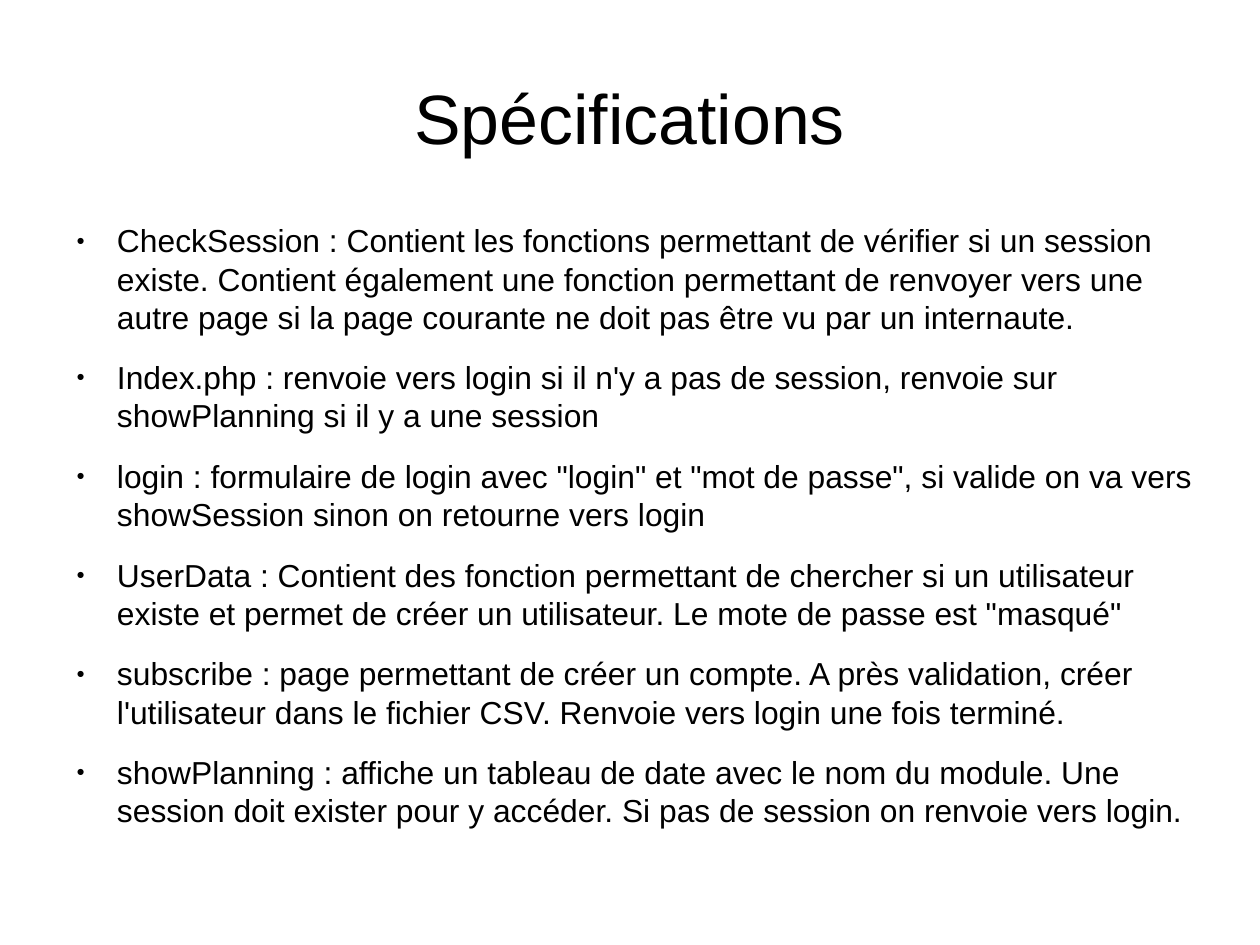
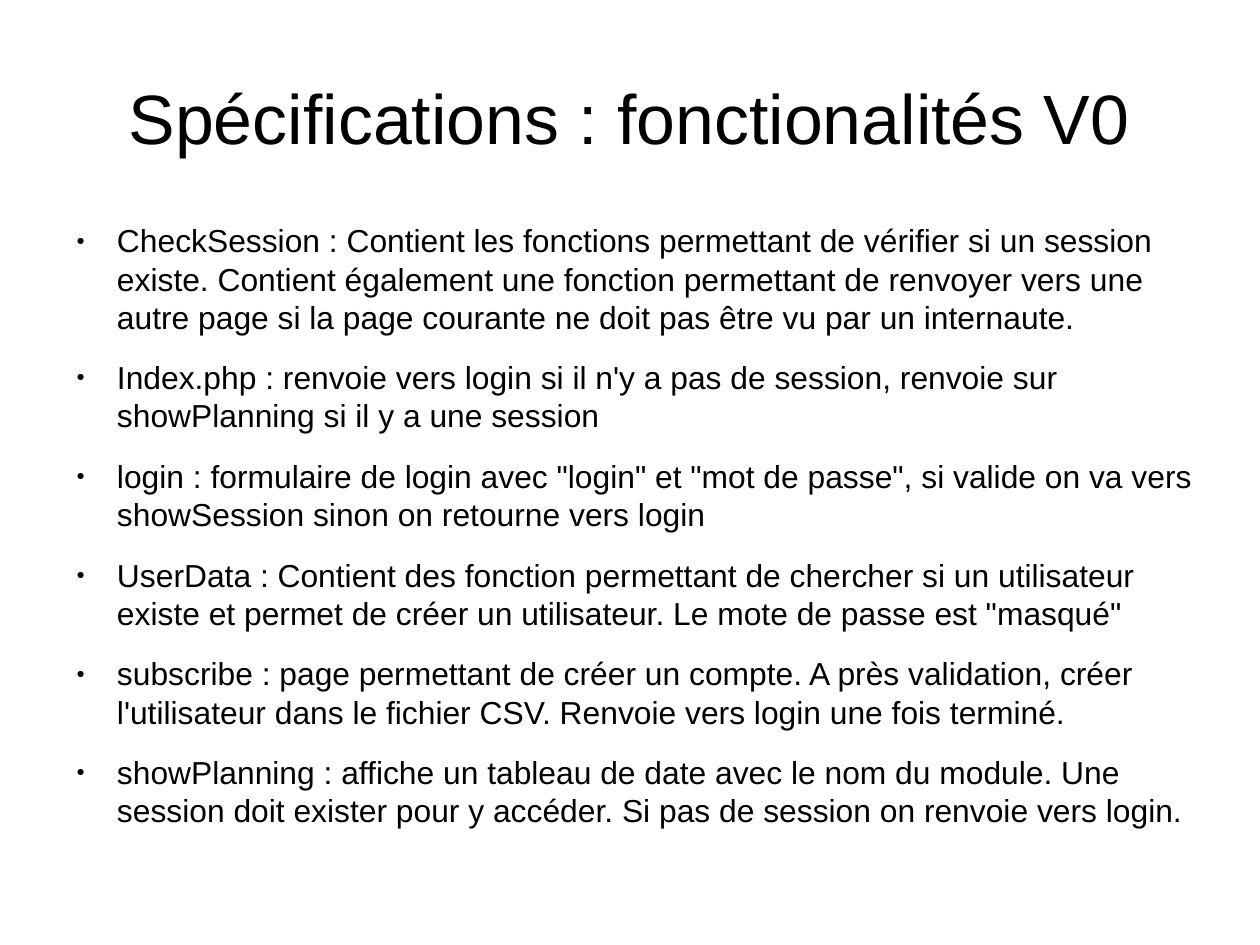
Before and after one commit to TOTOleHero/SmileFormationPHP, a slide deck: slide 5 of mini-projet.odp (slide 4 before the commit). Drawn at 1260x945 pixels with LibreOffice and Linux fonts; fonts in the diff are those of the drawing. Boxes give left, top, right and bottom in pixels: in the first picture for what was removed or moved away, otherwise in the second. Text is boxed around its words. In the diff, an @@ line names an element or a change of style, - is before the commit and + after.

```diff
--- a/mini-projet.odp
+++ b/mini-projet.odp
@@ title at bbox=[129, 92, 1129, 157]: text changed @@
-Spécifications
+Spécifications : fonctionalités V0
```
Also in this commit, not shown: 3 other slides changed, 5 slides added.
